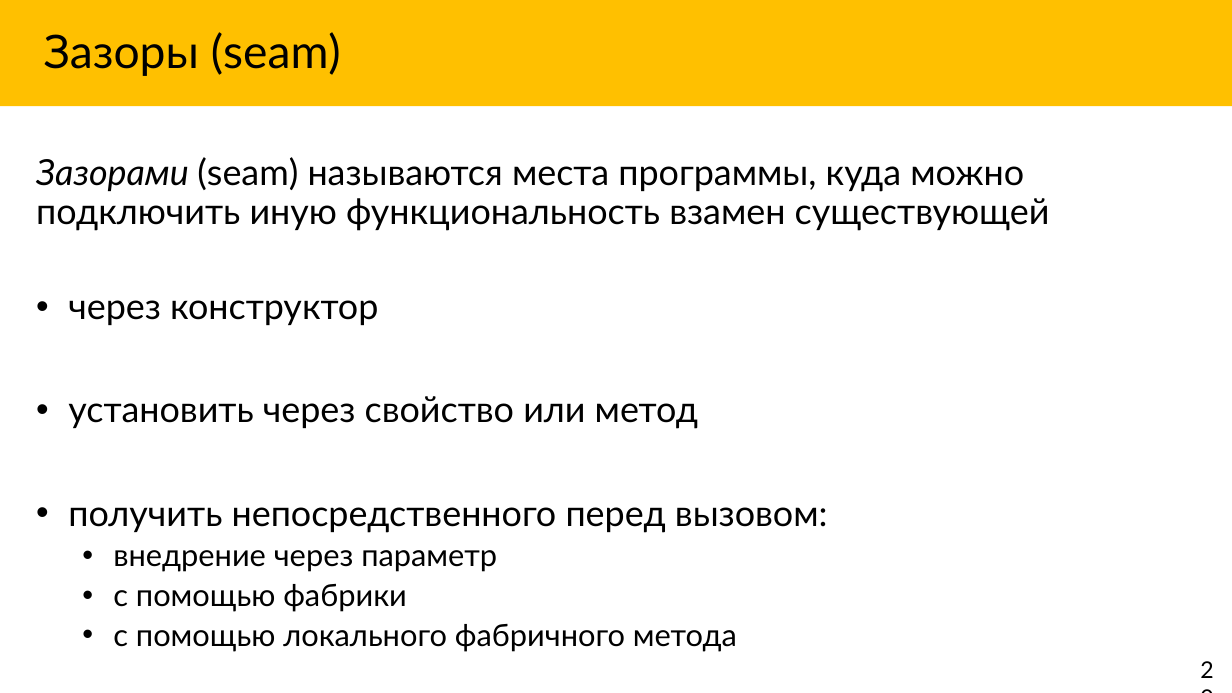
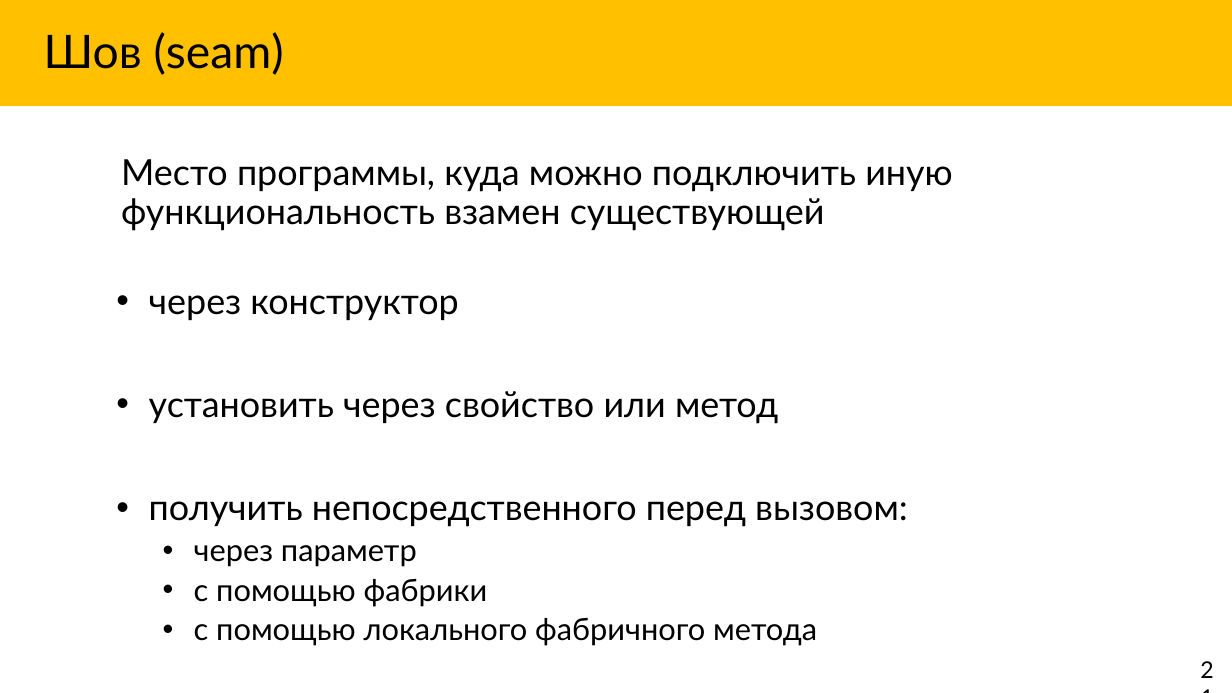
Before and after one commit to Markeli/BugsStrikesBack, a slide deck: slide 21 of docs/Markelow.UnitTests.pptx. Drawn at 1232x693 pixels with LibreOffice and Linux fonts; fonts in the diff are those of the drawing. Boxes give left, top, right and bottom in pixels: in the first picture for what was removed or moved away, otherwise in the second. Text is boxed around its words. In the diff, an @@ line names an element or a change of style, - is before the commit and + after.

```diff
--- a/docs/Markelow.UnitTests.pptx
+++ b/docs/Markelow.UnitTests.pptx
@@ title at [44,32,284,75]: text changed @@
-Зазоры (seam)
+Шов (seam)
@@ text at [121,159,952,231]: text changed @@
-Зазорами (seam) называются места программы, куда можно подключить иную функциональность взамен существующей
-• через конструктор
-• установить через свойство или метод
-• получить непосредственного перед вызовом:
-  • внедрение через параметр
-  • с помощью фабрики
-  • с помощью локального фабричного метода
+Место программы, куда можно подключить иную функциональность взамен существующей
@@ text added at [149,295,908,646], 28 pt, text #000000 @@
+• через конструктор
+• установить через свойство или метод
+• получить непосредственного перед вызовом:
+  • через параметр
+  • с помощью фабрики
+  • с помощью локального фабричного метода
```
Also in this commit, not shown: 26 other slides changed, 7 slides added, 3 slides removed, 10 other files.
